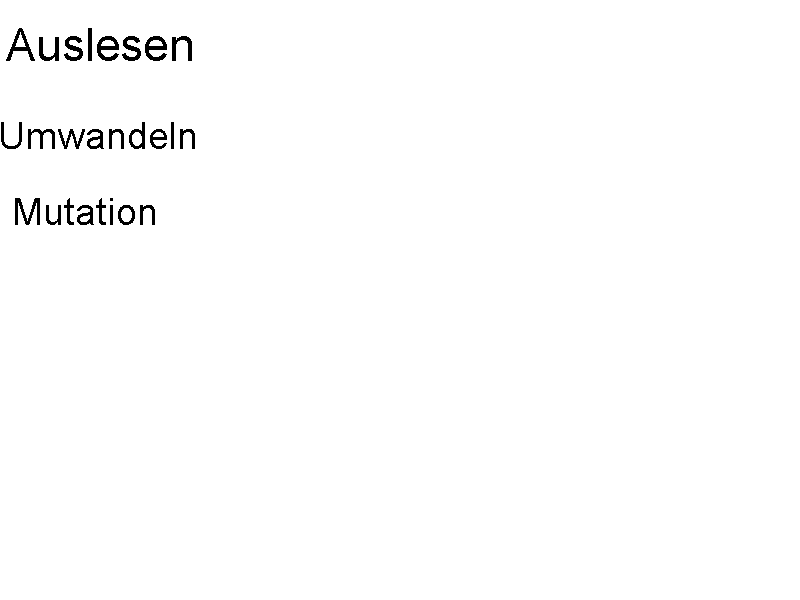
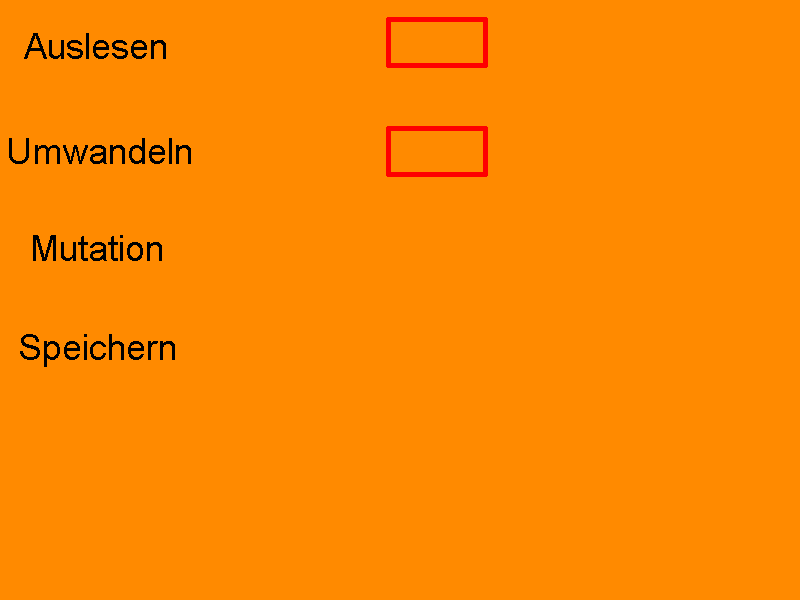
The second 800×600 image is a revision of the first. Changes to its layers:
painted on "Auslesen" over left=6, top=28, right=192, bottom=61
moved "Umwandeln" above "Mutation", painted on it over left=1, top=122, right=195, bottom=164
painted on "Mutation" over left=15, top=198, right=162, bottom=261
added layer "Speichern" above "Ebene 1" over left=20, top=334, right=175, bottom=367
painted on "Ebene 1" over left=0, top=0, right=800, bottom=600
added layer "Ebene 7" above "Hintergrund" over left=0, top=0, right=800, bottom=600
